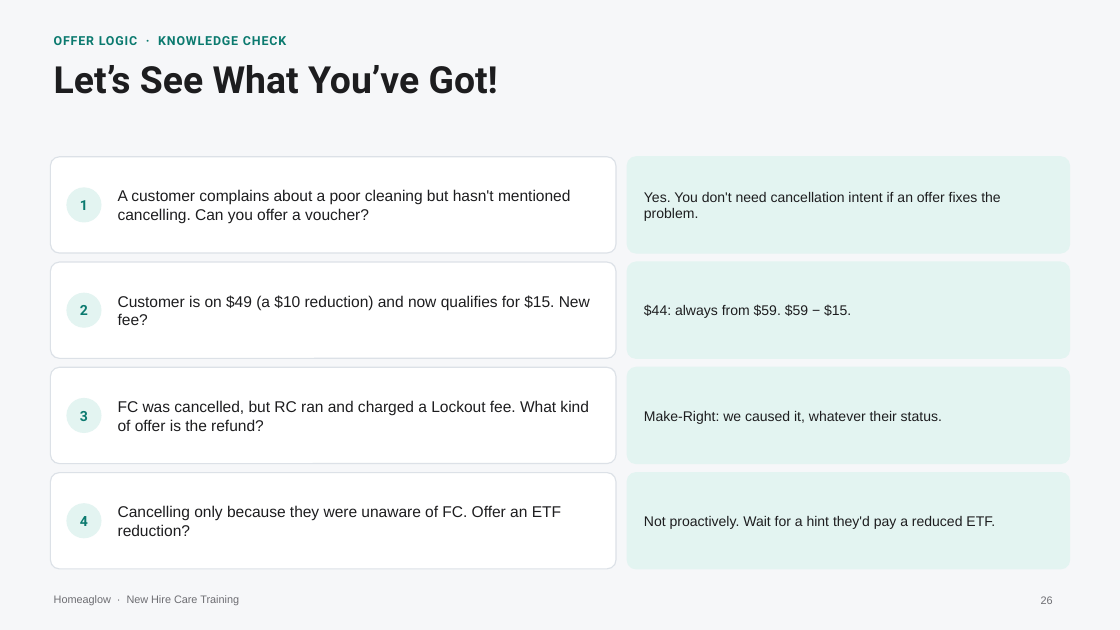
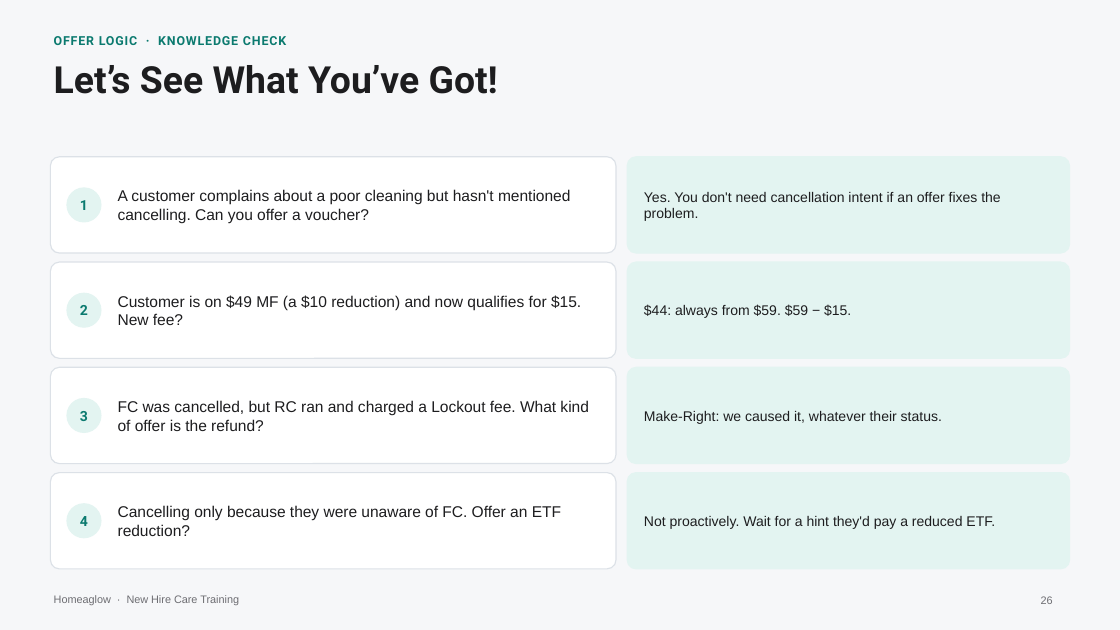
Before and after one commit to anjulimichelle/training, a slide deck: slide 26 of retention-membership-cancellation/retention-membership-cancellation.pptx. Drawn at 1120x630 pixels with LibreOffice and Linux fonts; fonts in the diff are those of the drawing. Boxes give left, top, right and bottom in pixels: in the first picture for what was removed or moved away, otherwise in the second. Text is boxed around its words. In the diff, an @@ line names an element or a change of style, - is before the commit and + after.

```diff
--- a/retention-membership-cancellation/retention-membership-cancellation.pptx
+++ b/retention-membership-cancellation/retention-membership-cancellation.pptx
@@ text at box(118, 295, 581, 325): text changed @@
-Customer is on $49 (a $10 reduction) and now qualifies for $15. New fee?
+Customer is on $49 MF (a $10 reduction) and now qualifies for $15. New fee?
```
Also in this commit, not shown: 5 other slides changed, 2 slides removed, 1 other file.
